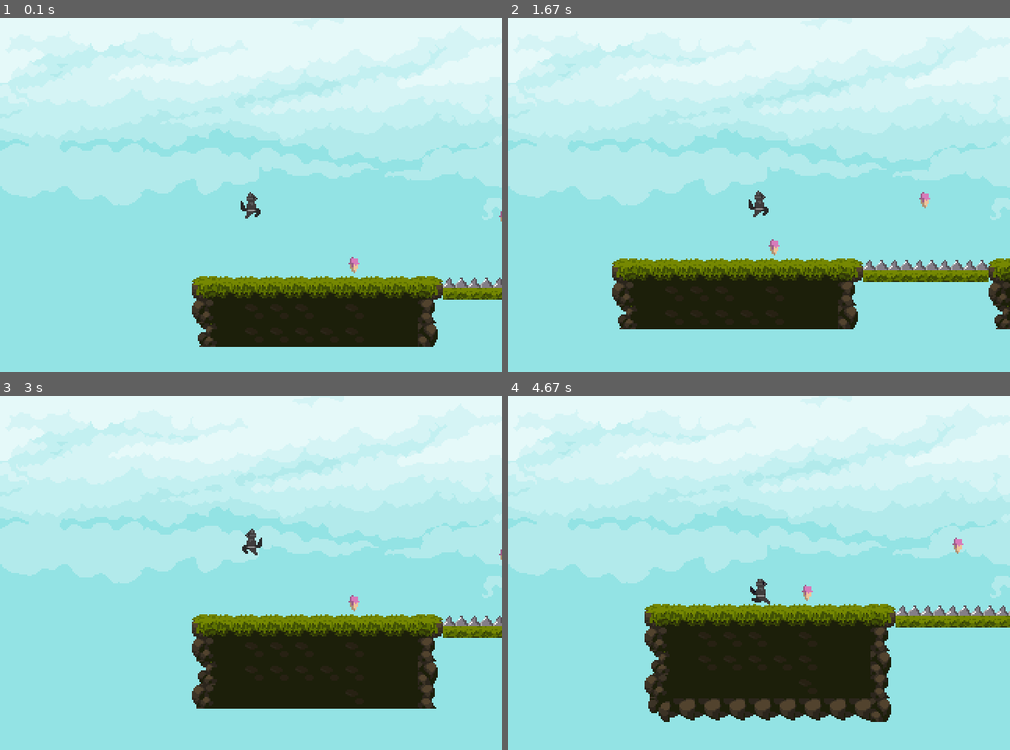
Above: before the commit, frames 1-4 (two rows, left to right).
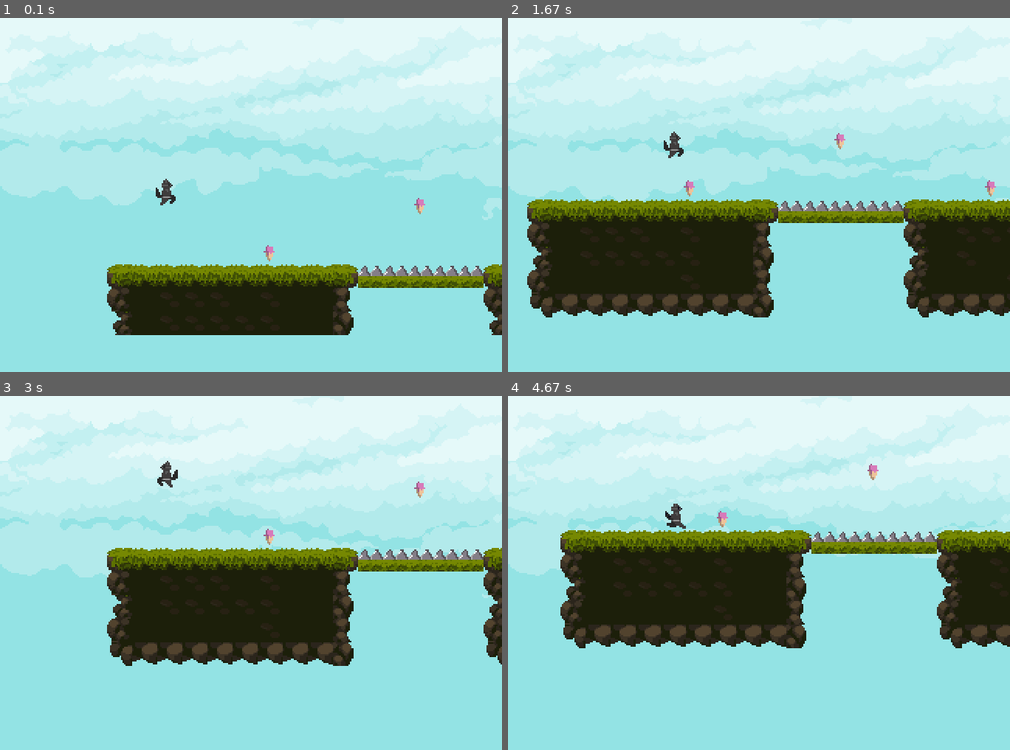
Above: after the commit, the same moments.

Repository: insper-classroom/projeto-pygame-rosa
Game: pygame game, started from codigo/jogo.py
Two runs of this game, one before a commit and one after it. Both use one fixed random seed, a clock stepped at 60 frames per second and the inputs below.
Inputs:
- Up to frame 1 (0.1 s): no input
- Up to frame 2 (1.67 s): hold Right 0.33-0.8 s; hold Up 0.83-1.13 s; hold Right 1.17-1.63 s
- Up to frame 3 (3 s): hold Left 1.67-2.2 s; hold Left 2.23-2.63 s; hold Up from 2.67 s (still down)
- Up to frame 4 (4.67 s): release Up at 3.03 s; hold Right 3.07-3.7 s; hold Left 3.73-4.2 s; hold Right from 4.23 s (still down)

The runs differ from the first frame. In frame 1, 12% of the frame differs, in the area x 21-100%, y 45-93%; in frame 2, 26%; in frame 3, 25%; in frame 4, 32%, in the area x 10-100%, y 19-93%.

Commit message:
niveis feitos

Diff:
--- a/codigo/entidades.py
+++ b/codigo/entidades.py
@@ -79,7 +79,6 @@
         self.x = pos[0]
         self.y = pos[1]
         self.score = 0
-        self.pulando = -0.5
 
     def atualizar(self, tilemap, movement=(0, 0)):
         super().atualizar(tilemap, movement=movement)
@@ -104,7 +103,6 @@
 
                 if current_tile and current_tile['type'] == 'stone' and current_tile['variant'] == 3:
                     self.trampolim()
-                    self.pulando -= 0.1
 
 
         self.air_time += 1
@@ -130,9 +128,9 @@
 
     def trampolim(self):
         if self.jumps:
-            self.vel[1] = -4 + self.pulando
+            self.vel[1] = -5
             self.jumps -= 1
-            self.air_time = 0
+            self.air_time = 5
 
     def respawn(self):
         # Obtendo a posição do tile onde o jogador estava
--- a/codigo/jogo.py
+++ b/codigo/jogo.py
@@ -97,8 +97,8 @@
 
     def update(self):
         """Atualiza o estado do jogo."""
-        self.render_scroll[0] += (self.player.rect().centerx - self.display.get_width() / 2 - self.render_scroll[0])
-        self.render_scroll[1] += (self.player.rect().centery - self.display.get_height() / 2 - self.render_scroll[1]) / 100
+        self.render_scroll[0] += (self.player.rect().centerx - self.display.get_width() / 3 - self.render_scroll[0])
+        self.render_scroll[1] += (self.player.rect().centery - self.display.get_height() / 3 - self.render_scroll[1]) / 30
 
         # Atualização do jogador
         if not self.dead:
Renamed: codigo/levels_feitos/1.json -> codigo/data/maps/1.json
Renamed: codigo/levels_feitos/2.json -> codigo/data/maps/2.json
Renamed: codigo/levels_feitos/3.json -> codigo/data/maps/3.json
Renamed: codigo/levels_feitos/4.json -> codigo/data/maps/4.json
Renamed: codigo/levels_feitos/5.json -> codigo/data/maps/5.json
Renamed: codigo/levels_feitos/6.json -> codigo/data/maps/6.json
